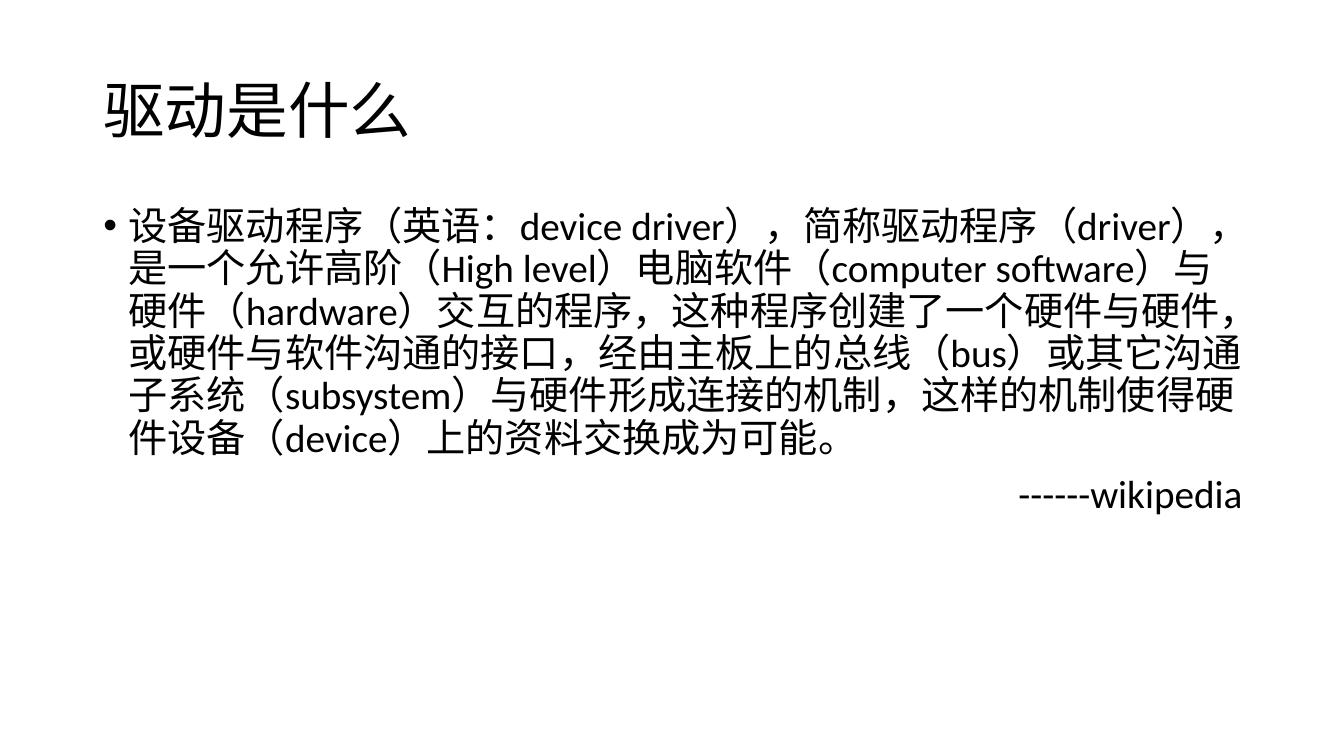
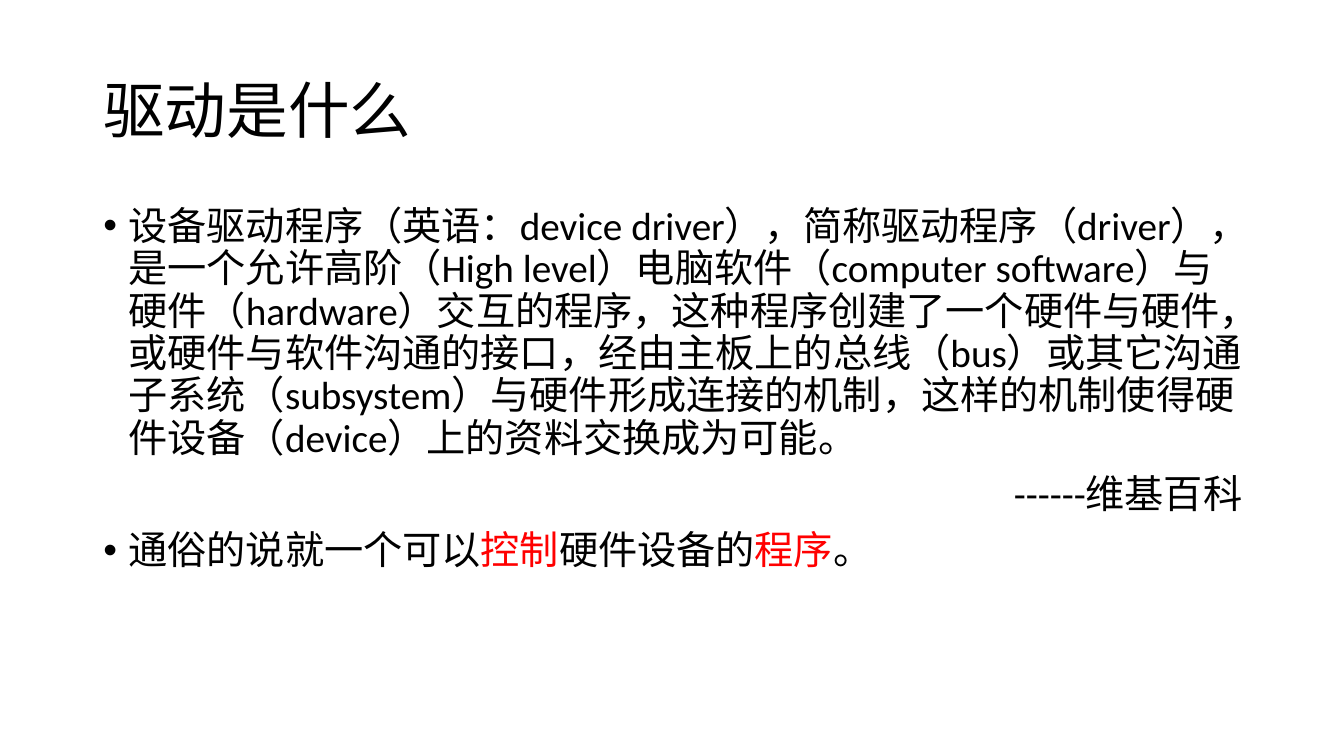
Before and after one commit to whitebkues1/ppt, a slide deck: slide 3 of xianzheng.pptx. Drawn at 1344x756 pixels with LibreOffice and Linux fonts; fonts in the diff are those of the drawing. Boxes give left, top, right and bottom in pixels: in the first picture for what was removed or moved away, otherwise in the second. Text is boxed around its words. In the diff, an @@ line names an element or a change of style, - is before the commit and + after.

```diff
--- a/xianzheng.pptx
+++ b/xianzheng.pptx
@@ text at [128, 475, 1243, 568]: text changed @@
-------wikipedia
+------维基百科
+• 通俗的说就一个可以控制硬件设备的程序。
```
Also in this commit, not shown: 6 other slides changed, 2 slides added, 2 slides removed, 9 other files.
